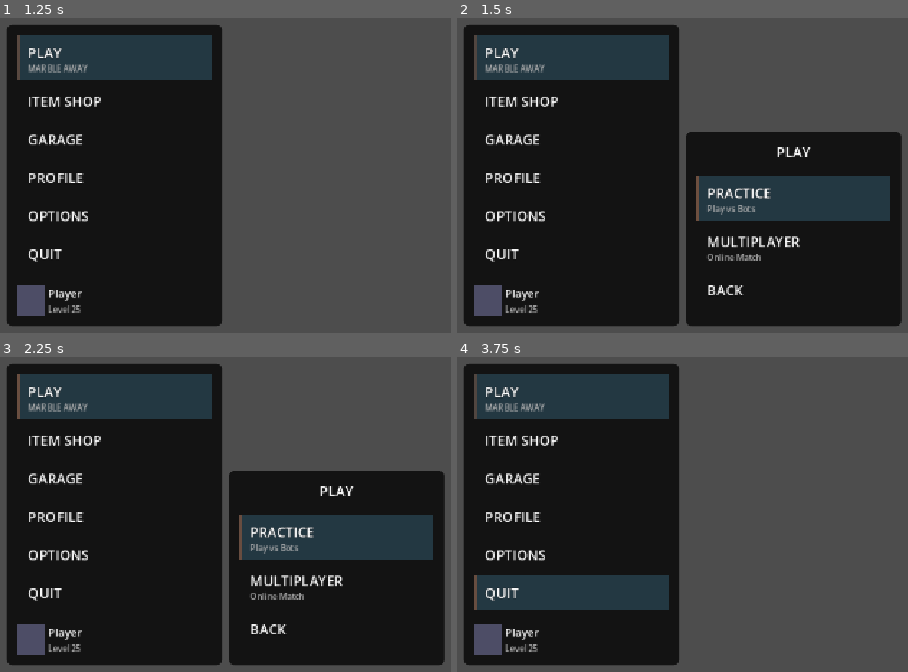
Above: before the commit, frames 1-4 (two rows, left to right).
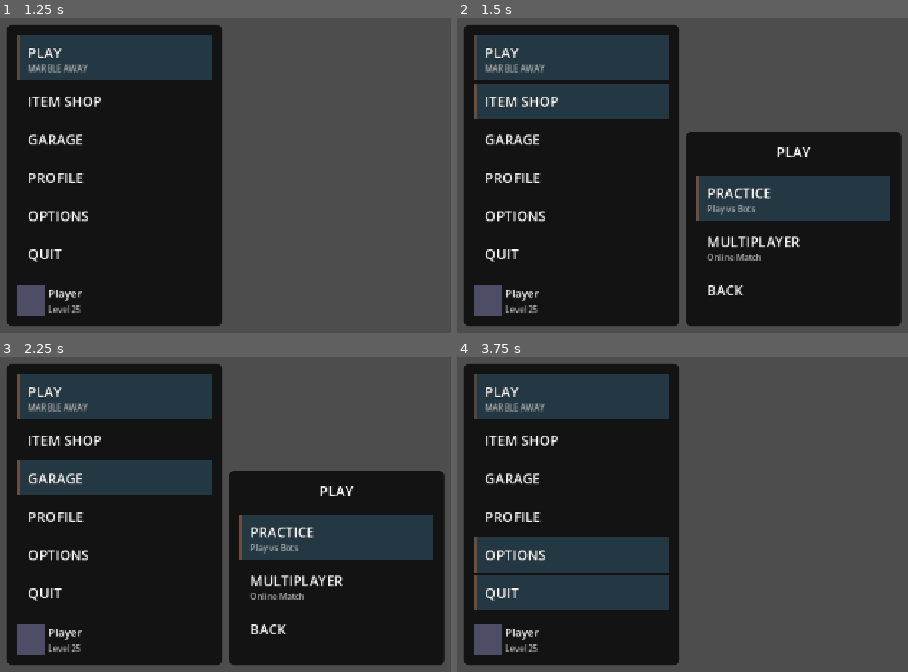
Above: after the commit, the same moments.

Repository: wize-logic/realmarble2
Game: Godot game, scene res://rl_main_menu.tscn
The game is run twice, just before and just after one commit, with the same random seed, the same clock (stepped at 60 frames per second) and the same inputs. This scene is started directly instead of the project's main scene.
Inputs (mouse positions are in pixels of both pictures, inside the frame that each line leads up to):
- Up to frame 1 (1.25 s): tap Enter (ui_accept) at 0.5, 0.77 s; move the mouse to (112, 58) at 0.52 s; hold D (right) from 0.53 s (still down); tap C (capture) at 0.6 s; click (112, 58) at 0.67 s
- Up to frame 2 (1.5 s): tap Enter (ui_accept) at 1.25 s; move the mouse to (569, 99) at 1.27 s; release D (right) at 1.28 s; hold S (down) from 1.28 s (still down); tap E (use_ability) at 1.35 s; click (569, 99) at 1.42 s
- Up to frame 3 (2.25 s): tap Enter (ui_accept) at 1.52 s; tap F (respawn) at 2 s; move the mouse to (112, 479) at 2.02 s; release S (down) at 2.03 s; hold D (right) from 2.03 s (still down); tap Space at 2.1 s; click (112, 479) at 2.17 s
- Up to frame 4 (3.75 s): tap Enter (ui_accept) at 2.75, 3.02 s; move the mouse to (569, 517) at 2.77 s; release D (right) at 2.78 s; hold Up (ui_up) 2.78-3.53 s; tap O at 2.85 s; click (569, 517) at 2.92 s; tap F (respawn) at 3.5 s; move the mouse to (569, 555) at 3.52 s; hold A (left) from 3.53 s (still down); tap Shift at 3.6 s; click (569, 555) at 3.67 s

Frame 1 is identical in both runs. In frame 2, 4.6% of the frame differs, in the area x 3-48%, y 20-33%; in frame 3, 4.6%; in frame 4, 4.7%, in the area x 3-48%, y 57-69%.

Commit message:
Fix button flickering and add extensive debug output
Changes:
- Set mouse_filter = 2 (IGNORE) on all child nodes (EdgeGlow, Highlight, Labels)
- This prevents child nodes from intercepting mouse events and causing flicker
- Added comprehensive debug output to track signal connections and button presses
- Debug output shows:
  - All buttons being collected during initialization
  - Button activation events
  - Signal emission
  - Submenu visibility changes

This should completely eliminate flickering and help diagnose Play button issue

Diff:
--- a/rl_menu_button.tscn
+++ b/rl_menu_button.tscn
@@ -17,6 +17,7 @@
 anchor_bottom = 1.0
 offset_right = 4.0
 grow_vertical = 2
+mouse_filter = 2
 color = Color(1, 0.6, 0.2, 0.6)
 
 [node name="Highlight" type="ColorRect" parent="."]
@@ -27,6 +28,7 @@
 anchor_bottom = 1.0
 grow_horizontal = 2
 grow_vertical = 2
+mouse_filter = 2
 color = Color(0.4, 0.8, 1, 0.2)
 
 [node name="MainLabel" type="Label" parent="."]
@@ -39,6 +41,7 @@
 offset_right = 265.0
 offset_bottom = 12.0
 grow_vertical = 2
+mouse_filter = 2
 theme_override_colors/font_color = Color(1, 1, 1, 1)
 theme_override_colors/font_outline_color = Color(0, 0, 0, 1)
 theme_override_constants/outline_size = 2
@@ -58,6 +61,7 @@
 offset_right = 265.0
 offset_bottom = 24.0
 grow_vertical = 2
+mouse_filter = 2
 theme_override_colors/font_color = Color(0.7, 0.7, 0.7, 1)
 theme_override_font_sizes/font_size = 12
 text = "subtitle"
--- a/scripts/ui/menu/rl_main_menu.gd
+++ b/scripts/ui/menu/rl_main_menu.gd
@@ -77,16 +77,24 @@
 
 func collect_buttons() -> void:
 	menu_buttons.clear()
+	print("Collecting main menu buttons...")
 	for child in main_buttons_container.get_children():
+		print("  Found child: ", child.name, " (type: ", child.get_class(), ")")
 		if child is RLMenuButton:
 			menu_buttons.append(child)
 			child.button_pressed.connect(_on_main_button_pressed.bind(child))
+			print("  Added button: ", child.name)
+	print("Total main menu buttons: ", menu_buttons.size())
 
 	submenu_buttons.clear()
+	print("Collecting submenu buttons...")
 	for child in submenu_buttons_container.get_children():
+		print("  Found submenu child: ", child.name, " (type: ", child.get_class(), ")")
 		if child is RLMenuButton:
 			submenu_buttons.append(child)
 			child.button_pressed.connect(_on_submenu_button_pressed.bind(child))
+			print("  Added submenu button: ", child.name)
+	print("Total submenu buttons: ", submenu_buttons.size())
 
 func navigate_down() -> void:
 	var buttons: Array[RLMenuButton] = submenu_buttons if in_submenu else menu_buttons
--- a/scripts/ui/menu/rl_menu_button.gd
+++ b/scripts/ui/menu/rl_menu_button.gd
@@ -77,8 +77,10 @@
 	is_focused = false
 
 func _activate() -> void:
+	print("Button activated: ", name)
 	if select_sound:
 		select_sound.play()
+	print("Emitting button_pressed signal")
 	button_pressed.emit()
 
 func set_sounds(hover: AudioStreamPlayer, select: AudioStreamPlayer) -> void:
